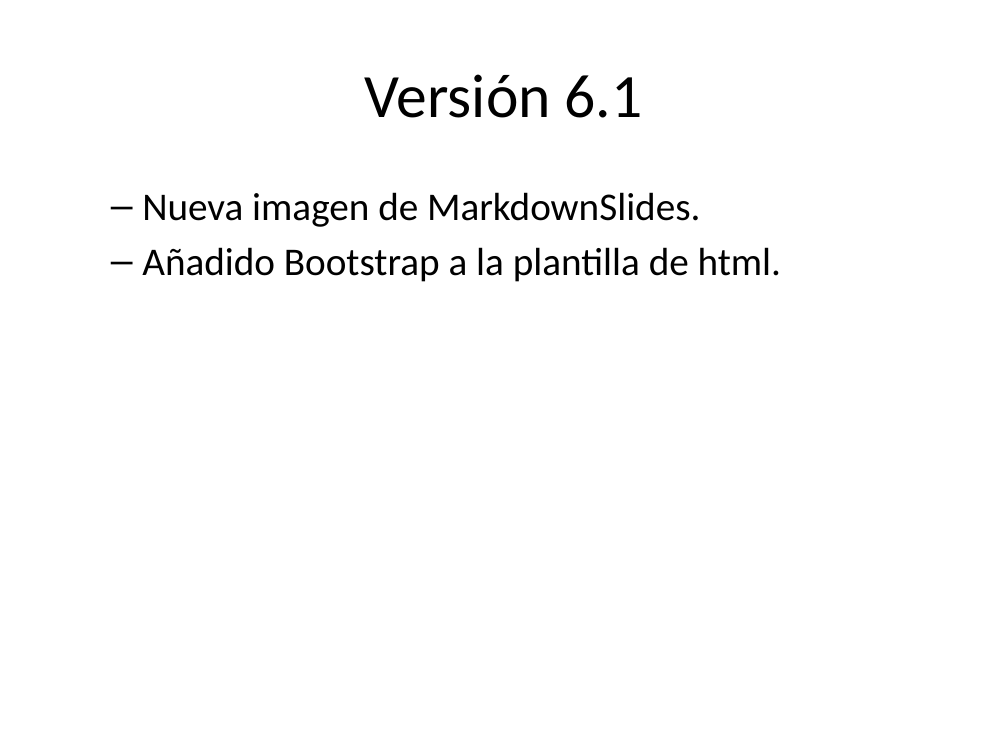
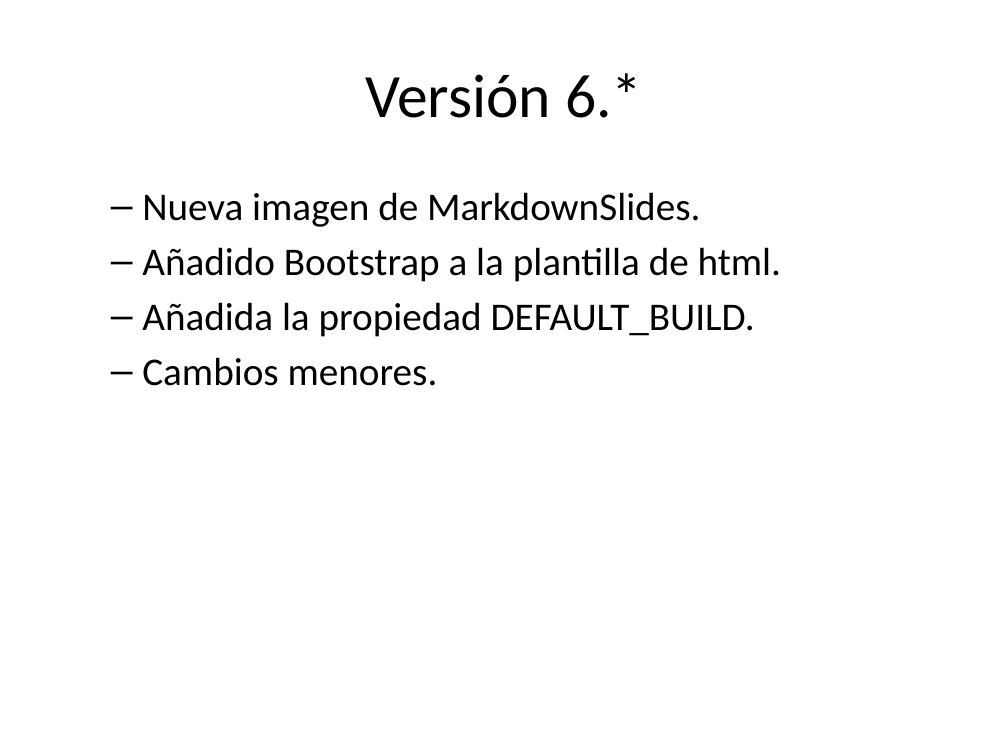
Before and after one commit to asanzdiego/markdownslides, a slide deck: slide 45 of doc/export/leeme-slides.pptx. Drawn at 1008x756 pixels with LibreOffice and Linux fonts; fonts in the diff are those of the drawing. Boxes give left, top, right and bottom in pixels: in the first picture for what was removed or moved away, otherwise in the second. Text is boxed around its words. In the diff, an @@ line names an element or a change of style, - is before the commit and + after.

```diff
--- a/doc/export/leeme-slides.pptx
+++ b/doc/export/leeme-slides.pptx
@@ title at [365, 73, 642, 118]: text changed @@
-Versión 6.1
+Versión 6.*
@@ text at [142, 302, 755, 386]: paragraphs added @@
+  – Añadida la propiedad DEFAULT_BUILD.
+  – Cambios menores.
```
Also in this commit, not shown: 1 other slide changed, 2 slides removed, 30 other files.
